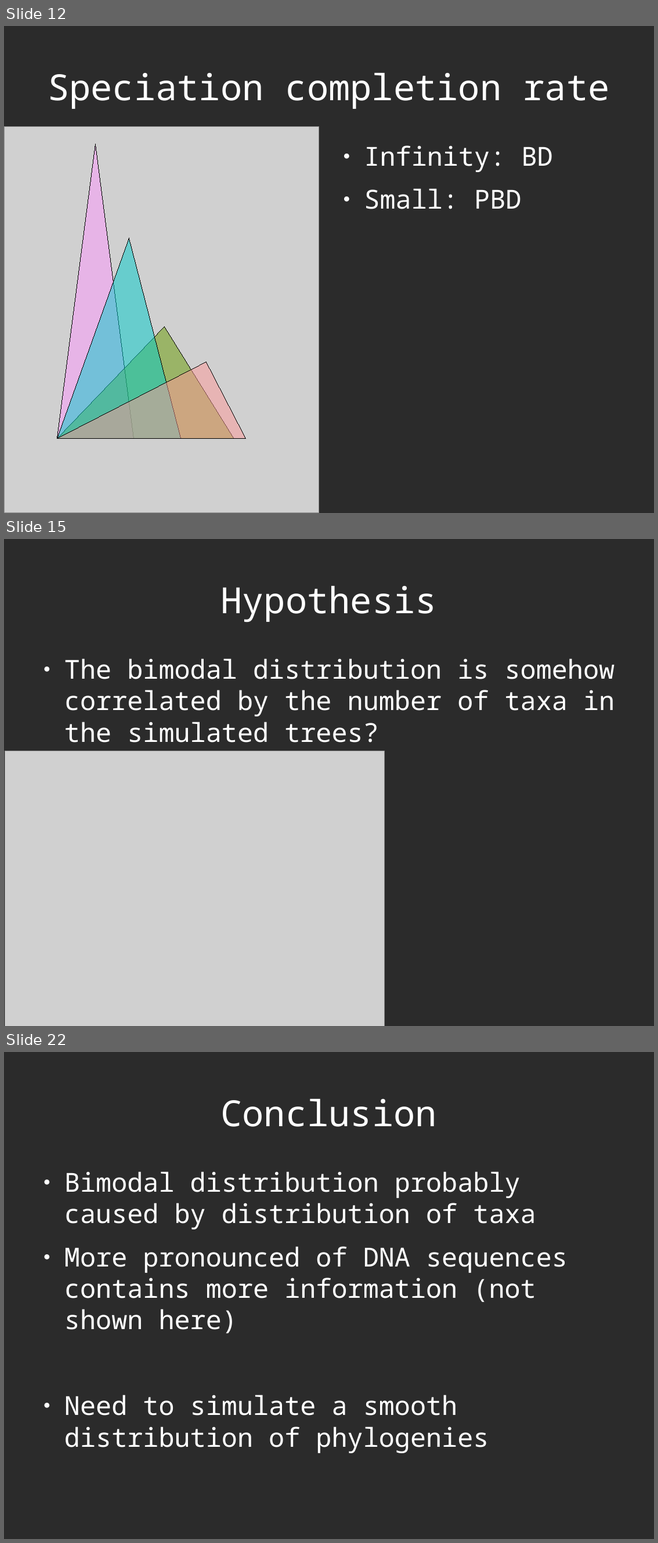
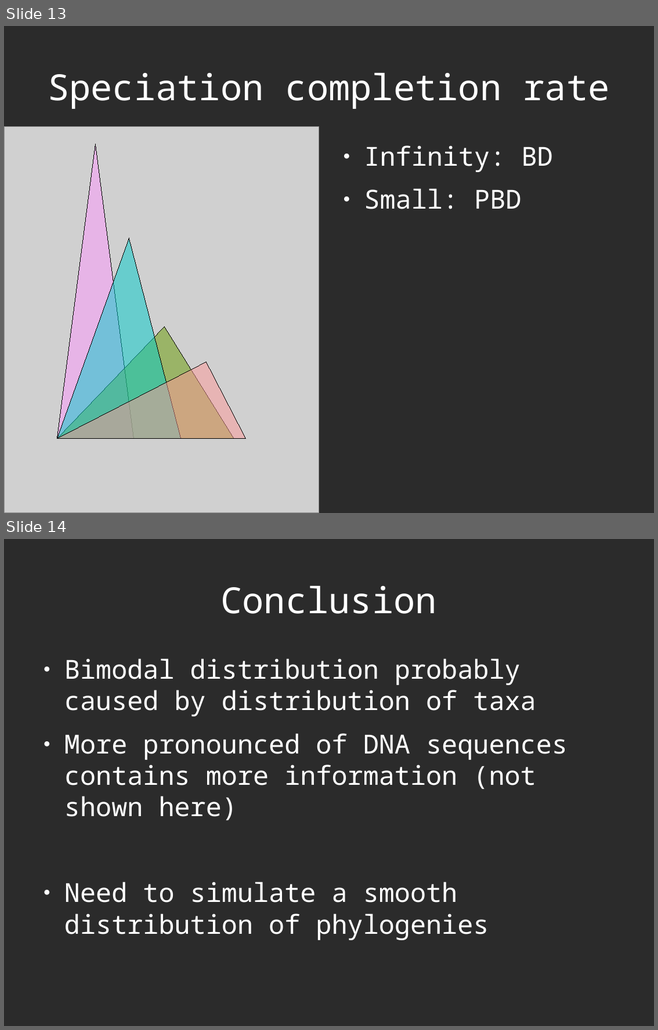
Before and after one commit to richelbilderbeek/Science, a slide deck: Bilderbeek20170213TresMeeting/20170213TresMeeting.odp. Shown one above the other, each under a label of ours: slides 12, 15 and 22 before the commit, slides 13 and 14 after it; the slides between them are not shown. The pictures are 658x1543 and 658x1030 pixels, drawn with LibreOffice and Linux fonts; fonts in the diff are those of the drawing; grey boxes stand for pictures; background and template pictures are left out; a plain dark background stands for a picture behind light text. Boxes give left, top, right and bottom in pixels: in the first picture for what was removed or moved away, otherwise in the second. Text is boxed around its words. In the diff, an @@ line names an element or a change of style, - is before the commit and + after.

```diff
--- a/Bilderbeek20170213TresMeeting/20170213TresMeeting.odp
+++ b/Bilderbeek20170213TresMeeting/20170213TresMeeting.odp
@@ slide 15 removed at box(4, 539, 654, 1026), background picture (left out) @@
@@ title removed at box(220, 586, 436, 622) @@
-Hypothesis
@@ text removed at box(64, 658, 615, 743) @@
-● The bimodal distribution is somehow correlated by the number of taxa in the simulated trees?
@@ picture removed at box(5, 751, 385, 1026) @@
@@ what was slide 12 is now slide 13 @@
@@ what was slide 22 is now slide 14 @@
```
Also in this commit, not shown: 1 slide changed, 2 slides added, 10 other slides removed, 11 other files.
